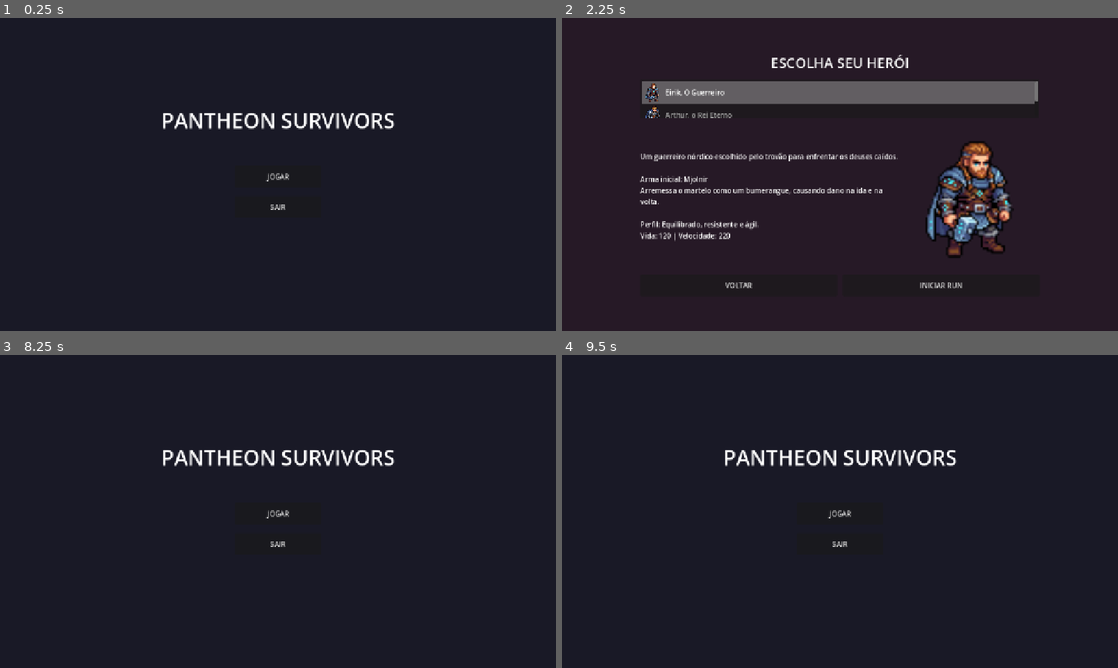
Above: before the commit, frames 1-4 (two rows, left to right).
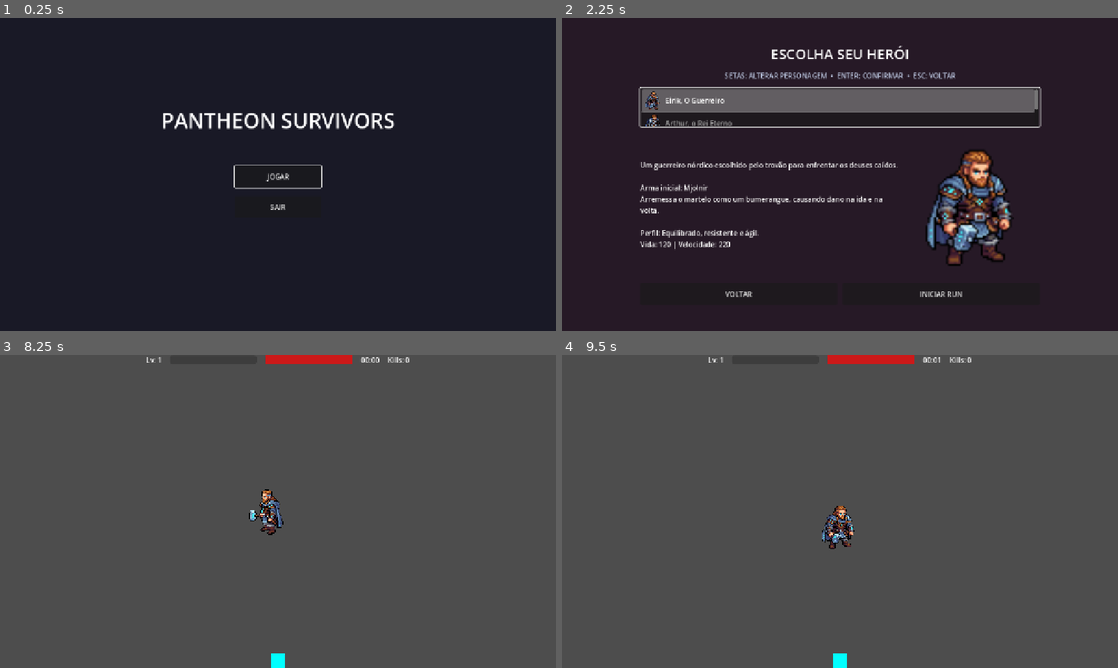
Above: after the commit, the same moments.

Repository: Igordcs/pantheon-survivors
Game: Godot game, scene res://scenes/ui/main_menu.tscn
Two runs of this game, one before a commit and one after it. Both use one fixed random seed, a clock stepped at 60 frames per second and the inputs below. The engine's default icon, where the game draws it, is replaced by a stand-in: a white triangle on a blue panel in a dark square.
Inputs:
- Up to frame 1 (0.25 s): no input
- Up to frame 2 (2.25 s): click "JOGAR" at 0.5 s; click "VOLTAR" at 1.25 s; click "JOGAR" at 2 s
- Up to frame 3 (8.25 s): click "INICIAR RUN" at 2.75 s; tap Enter (ui_accept) at 3.5, 4.35, 4.52, 4.82, 5.85, 6.02, 6.32, 8, 8.1 s; hold Right (ui_right) 3.53-4.28 s; hold Enter (ui_accept) 3.53-4.28 s; hold Down (ui_down) 4.28-5.03 s; hold Right (ui_right) 5.03-5.78 s; hold Enter (ui_accept) 5.03-5.78 s; hold Up (ui_up) 5.78-6.53 s; hold Left (ui_left) 6.53-7.25 s; hold Enter (ui_accept) 6.53-7.25 s; tap Escape (ui_cancel) at 7.15 s; click "MENU PRINCIPAL" at 7.25 s; hold Left (ui_left) from 8.03 s (still down)
- Up to frame 4 (9.5 s): tap Enter (ui_accept) at 8.27, 8.57 s; release Left (ui_left) at 8.78 s; hold Down (ui_down) from 8.78 s (still down); hold Enter (ui_accept) from 8.78 s (still down)

The runs differ from the first frame. In frame 1, 0.1% of the frame differs, in the area x 42-58%, y 46-55%; in frame 2, 13%; in frame 3, 100%; in frame 4, 100%, in the area x 0-100%, y 0-100%.

Commit message:
feat: add keyboard navigation

Diff:
--- a/scenes/ui/character_selection.tscn
+++ b/scenes/ui/character_selection.tscn
@@ -28,9 +28,9 @@
 anchor_right = 0.5
 anchor_bottom = 0.5
 offset_left = -460.0
-offset_top = -280.0
+offset_top = -300.0
 offset_right = 460.0
-offset_bottom = 280.0
+offset_bottom = 300.0
 grow_horizontal = 2
 grow_vertical = 2
 theme_override_constants/separation = 16
@@ -39,6 +39,13 @@
 layout_mode = 2
 theme_override_font_sizes/font_size = 32
 text = "ESCOLHA SEU HERÓI"
+horizontal_alignment = 1
+
+[node name="NavigationHint" type="Label" parent="VBoxContainer"]
+layout_mode = 2
+theme_override_colors/font_color = Color(0.72, 0.76, 0.86, 1)
+theme_override_font_sizes/font_size = 16
+text = "SETAS: ALTERAR PERSONAGEM  •  ENTER: CONFIRMAR  •  ESC: VOLTAR"
 horizontal_alignment = 1
 
 [node name="ItemList" type="ItemList" parent="VBoxContainer"]
--- a/scenes/ui/level_up_panel.tscn
+++ b/scenes/ui/level_up_panel.tscn
@@ -37,13 +37,25 @@
 text = "LEVEL UP!"
 horizontal_alignment = 1
 
+[node name="NavigationHint" type="Label" parent="Panel"]
+layout_mode = 1
+anchors_preset = 10
+anchor_right = 1.0
+offset_top = 58.0
+offset_bottom = 80.0
+grow_horizontal = 2
+theme_override_colors/font_color = Color(0.72, 0.76, 0.86, 1)
+theme_override_font_sizes/font_size = 14
+text = "SETAS: ESCOLHER  •  ENTER: CONFIRMAR"
+horizontal_alignment = 1
+
 [node name="VBoxContainer" type="VBoxContainer" parent="Panel"]
 layout_mode = 1
 anchors_preset = 15
 anchor_right = 1.0
 anchor_bottom = 1.0
 offset_left = 20.0
-offset_top = 80.0
+offset_top = 88.0
 offset_right = -20.0
 offset_bottom = -20.0
 grow_horizontal = 2
--- a/scripts/ui/character_selection.gd
+++ b/scripts/ui/character_selection.gd
@@ -16,6 +16,30 @@
 	character_list.item_selected.connect(_on_item_selected)
 
 	_load_characters()
+	character_list.grab_focus()
+
+
+func _input(event: InputEvent) -> void:
+	if not visible or not is_inside_tree():
+		return
+	if event is InputEventKey and event.echo:
+		return
+
+	var selection_step := 0
+	if event.is_action_pressed("ui_left") or event.is_action_pressed("ui_up"):
+		selection_step = -1
+	elif event.is_action_pressed("ui_right") or event.is_action_pressed("ui_down"):
+		selection_step = 1
+
+	if selection_step != 0:
+		_select_relative_character(selection_step)
+		get_viewport().set_input_as_handled()
+	elif event.is_action_pressed("ui_accept") and not start_button.disabled:
+		get_viewport().set_input_as_handled()
+		_on_start_pressed()
+	elif event.is_action_pressed("ui_cancel"):
+		get_viewport().set_input_as_handled()
+		_on_back_pressed()
 
 
 func _load_characters() -> void:
@@ -33,6 +57,18 @@
 	if character_list.get_item_count() > 0:
 		character_list.select(0)
 		_on_item_selected(0)
+
+
+func _select_relative_character(step: int) -> void:
+	var item_count := character_list.get_item_count()
+	if item_count == 0:
+		return
+	var selected_items := character_list.get_selected_items()
+	var current_index := selected_items[0] if not selected_items.is_empty() else 0
+	var next_index := wrapi(current_index + step, 0, item_count)
+	character_list.select(next_index)
+	character_list.ensure_current_is_visible()
+	_on_item_selected(next_index)
 
 
 func _on_item_selected(index: int) -> void:
--- a/scripts/ui/level_up_panel.gd
+++ b/scripts/ui/level_up_panel.gd
@@ -5,6 +5,8 @@
 
 @onready var buttons_container: VBoxContainer = $Panel/VBoxContainer
 var _current_options: Array[UpgradeOption] = []
+var _option_buttons: Array[Button] = []
+var _selected_index: int = 0
 
 
 func _ready() -> void:
@@ -12,11 +14,33 @@
 	process_mode = Node.PROCESS_MODE_ALWAYS # Continua rodando quando pausado
 
 
+func _input(event: InputEvent) -> void:
+	if not visible or _option_buttons.is_empty():
+		return
+	if event is InputEventKey and event.echo:
+		return
+
+	var selection_step := 0
+	if event.is_action_pressed("ui_up") or event.is_action_pressed("ui_left"):
+		selection_step = -1
+	elif event.is_action_pressed("ui_down") or event.is_action_pressed("ui_right"):
+		selection_step = 1
+
+	if selection_step != 0:
+		_focus_option(_selected_index + selection_step)
+		get_viewport().set_input_as_handled()
+	elif event.is_action_pressed("ui_accept"):
+		get_viewport().set_input_as_handled()
+		_on_button_pressed(_selected_index)
+
+
 func show_options(options: Array[UpgradeOption]) -> void:
 	if options.is_empty():
 		return
 
 	_current_options = options
+	_option_buttons.clear()
+	_selected_index = 0
 
 	# Limpar botões antigos
 	for child in buttons_container.get_children():
@@ -33,10 +57,26 @@
 		btn.alignment = HORIZONTAL_ALIGNMENT_LEFT
 		btn.autowrap_mode = TextServer.AUTOWRAP_WORD_SMART
 		btn.pressed.connect(_on_button_pressed.bind(i))
+		btn.focus_entered.connect(_on_button_focused.bind(i))
 		buttons_container.add_child(btn)
+		_option_buttons.append(btn)
 
 	show()
 	get_tree().paused = true
+	_focus_option(0)
+
+
+func _focus_option(index: int) -> void:
+	if _option_buttons.is_empty():
+		return
+	_selected_index = wrapi(index, 0, _option_buttons.size())
+	var button := _option_buttons[_selected_index]
+	if is_instance_valid(button):
+		button.grab_focus()
+
+
+func _on_button_focused(index: int) -> void:
+	_selected_index = index
 
 
 func _on_button_pressed(index: int) -> void:
@@ -44,6 +84,7 @@
 		return
 
 	var chosen = _current_options[index]
+	get_viewport().gui_release_focus()
 	hide()
 	get_tree().paused = false
 	option_chosen.emit(chosen)
--- a/scripts/ui/main_menu.gd
+++ b/scripts/ui/main_menu.gd
@@ -8,6 +8,7 @@
 func _ready() -> void:
 	play_button.pressed.connect(_on_play_pressed)
 	quit_button.pressed.connect(_on_quit_pressed)
+	play_button.grab_focus()
 
 
 func _on_play_pressed() -> void:
